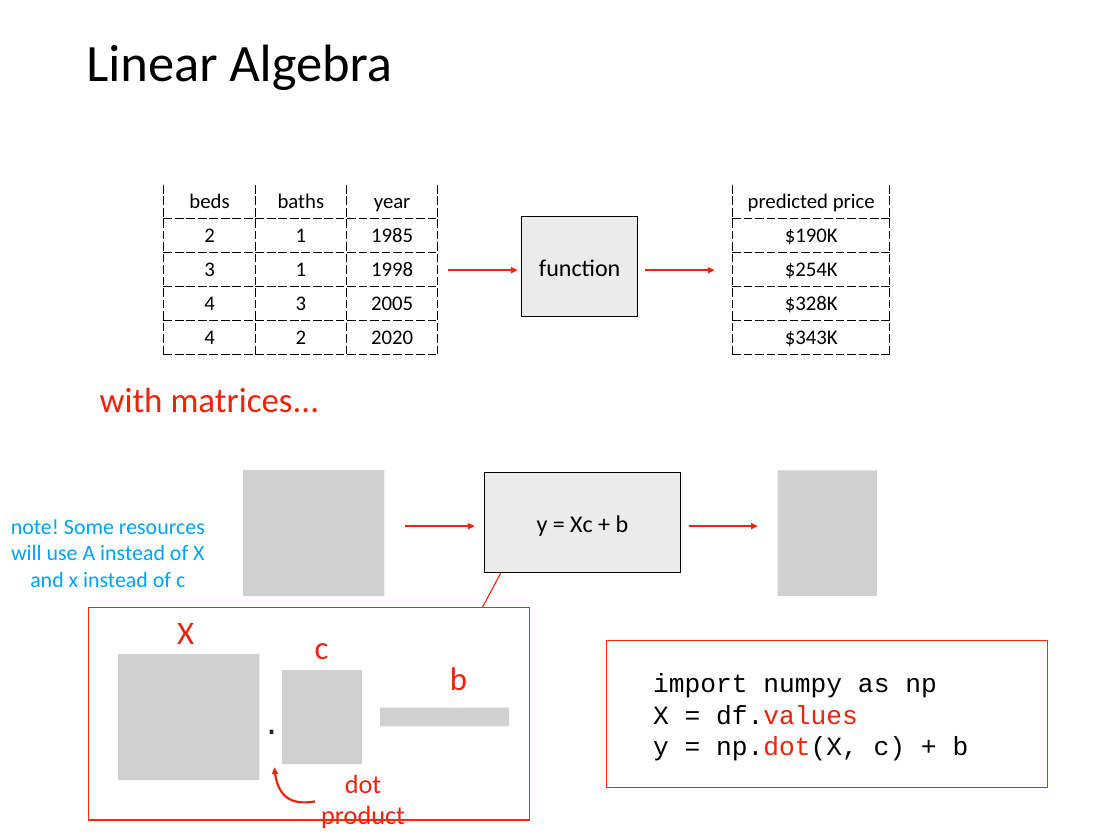
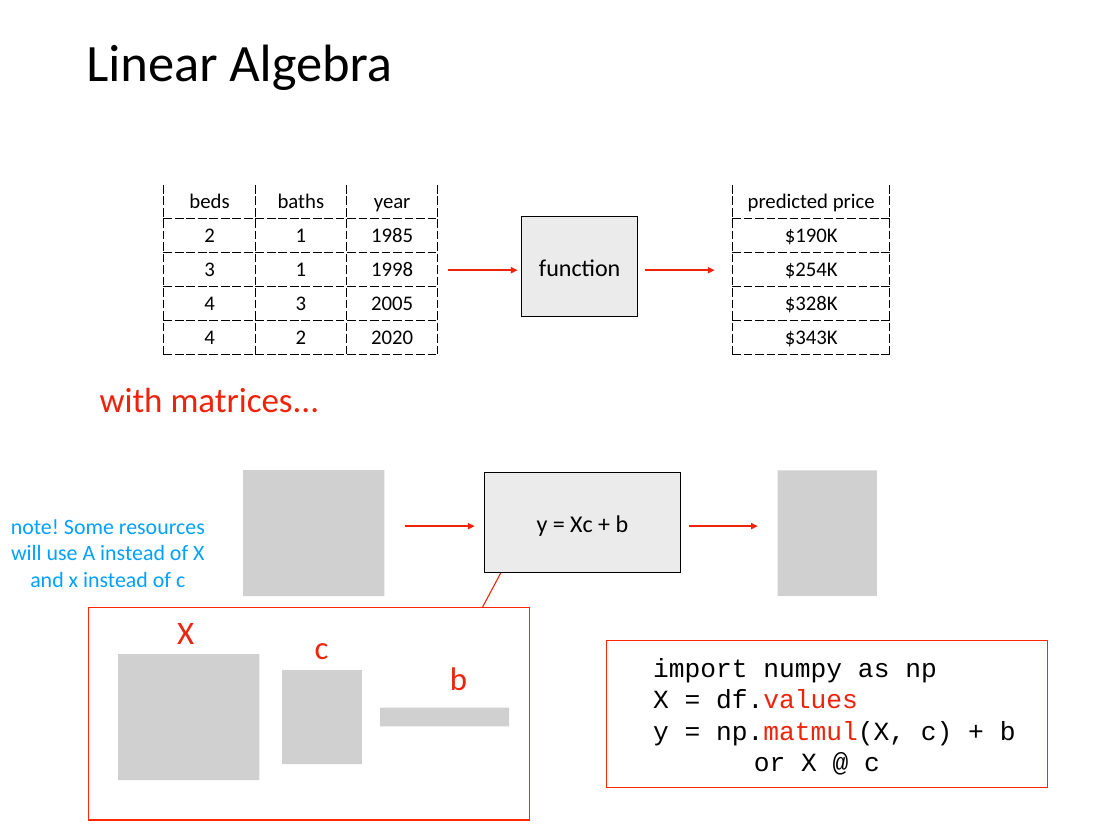
Before and after one commit to tylerharter/caraza-harter-com, a slide deck: slide 33 of tyler/meena/cs320/s23/lec/27-ml/slides.pptx. Drawn at 1120x840 pixels with LibreOffice and Linux fonts; fonts in the diff are those of the drawing; grey boxes stand for pictures. Boxes give left, top, right and bottom in pixels: in the first picture for what was removed or moved away, otherwise in the second. Text is boxed around its words. In the diff, an @@ line names an element or a change of style, - is before the commit and + after.

```diff
--- a/tyler/meena/cs320/s23/lec/27-ml/slides.pptx
+++ b/tyler/meena/cs320/s23/lec/27-ml/slides.pptx
@@ text "import numpy as np": place and size @@
-text "import numpy as np" at [653,674,969,761]
+text "import numpy as np" at [653,658,1016,772]
@@ text removed at [262,686,282,748] @@
-⋅
@@ text at [653,721,1016,772]: text changed @@
-y = np.dot(X, c) + b
+y = np.matmul(X, c) + b
+or X @ c
@@ freeform shape removed at [274,768,315,803] @@
@@ text removed at [321,774,405,829] @@
-dot product
```
Also in this commit, not shown: 4 other slides changed, 1 other file.
